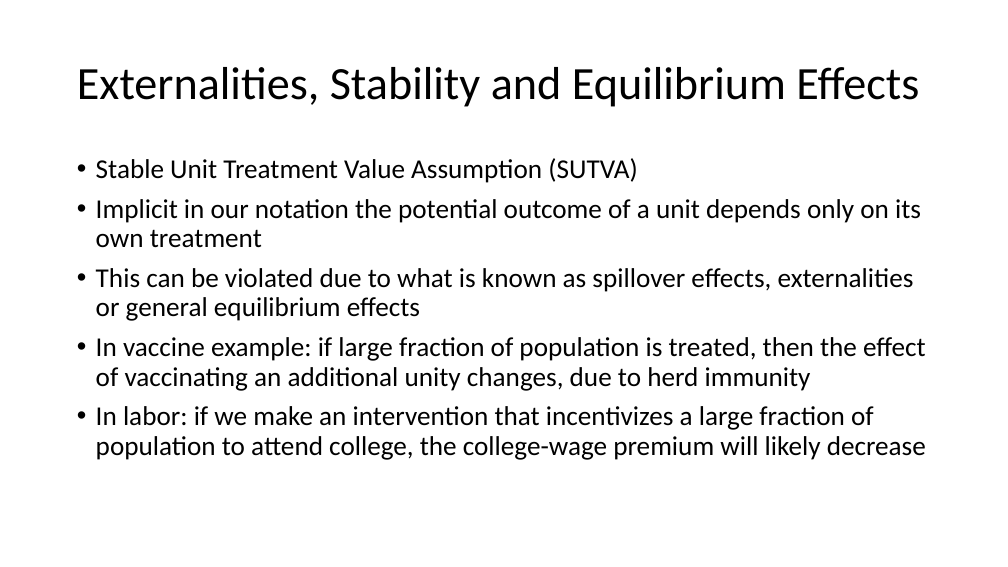
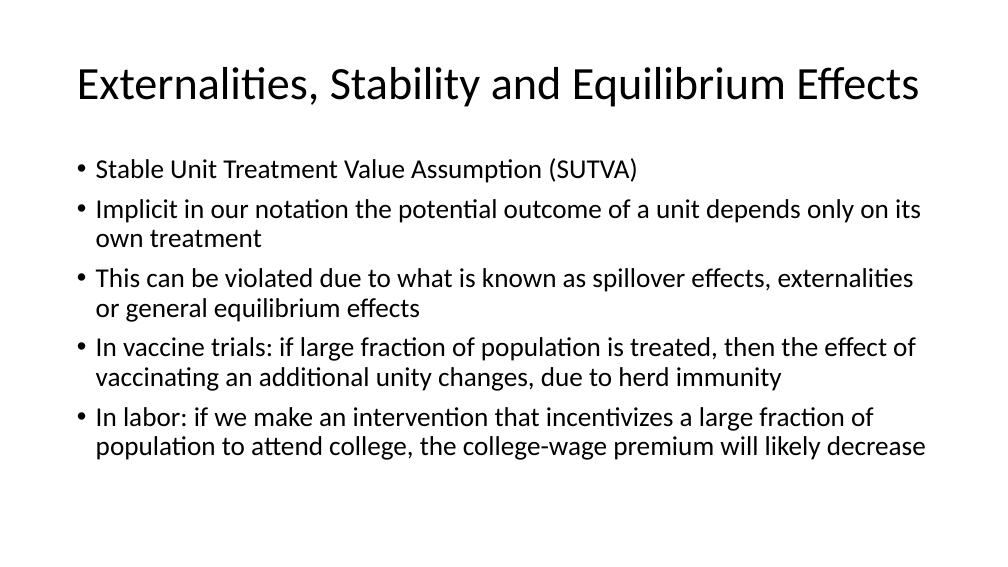
Before and after one commit to stanford-msande228/winter24, a slide deck: slide 19 of assets/presentations/MSANDE228_Lecture2_Causality_via_Experiments.pptx (slide 44 before the commit). Drawn at 1008x567 pixels with LibreOffice and Linux fonts; fonts in the diff are those of the drawing. Boxes give left, top, right and bottom in pixels: in the first picture for what was removed or moved away, otherwise in the second. Text is boxed around its words. In the diff, an @@ line names an element or a change of style, - is before the commit and + after.

```diff
--- a/assets/presentations/MSANDE228_Lecture2_Causality_via_Experiments.pptx
+++ b/assets/presentations/MSANDE228_Lecture2_Causality_via_Experiments.pptx
@@ text at <box>96,337,916,391</box>: text changed @@
-• In vaccine example: if large fraction of population is treated, then the effect of vaccinating an additional unity changes, due to herd immunity
+• In vaccine trials: if large fraction of population is treated, then the effect of vaccinating an additional unity changes, due to herd immunity
```
Also in this commit, not shown: 3 other slides changed, 1 other file.
